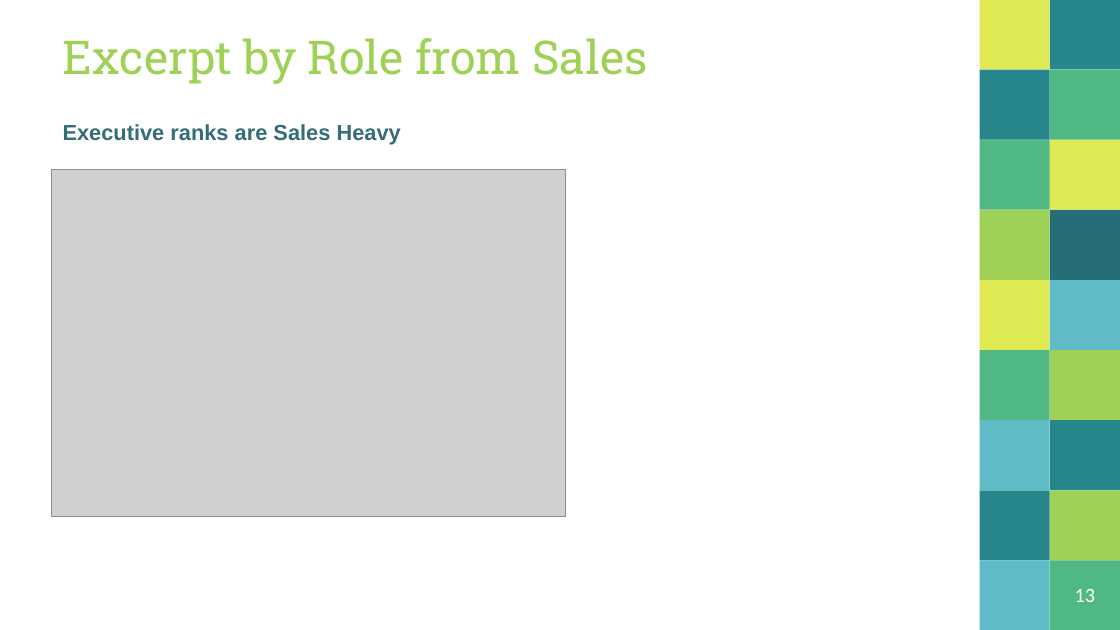
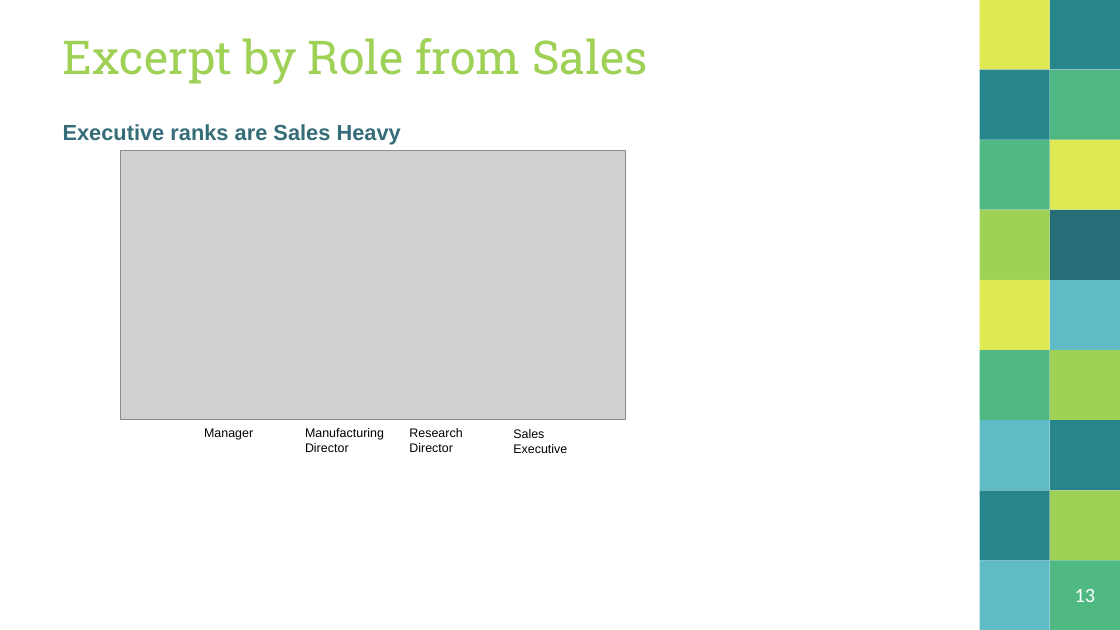
Before and after one commit to ccgraves/DDS-CaseStudy-2, a slide deck: slide 13 of Case_Study_Two.pptx. Drawn at 1120x630 pixels with LibreOffice and Linux fonts; fonts in the diff are those of the drawing; grey boxes stand for pictures. Boxes give left, top, right and bottom in pixels: in the first picture for what was removed or moved away, otherwise in the second. Text is boxed around its words. In the diff, an @@ line names an element or a change of style, - is before the commit and + after.

```diff
--- a/Case_Study_Two.pptx
+++ b/Case_Study_Two.pptx
@@ picture: place and size @@
-picture at [52,169,566,516]
+picture at [121,151,626,420]
@@ text added at [204,428,253,440], 8 pt, text #000000 @@
+Manager
@@ text added at [305,428,384,452], 8 pt, text #000000 @@
+Manufacturing Director
@@ text added at [409,428,462,452], 8 pt, text #000000 @@
+Research Director
@@ text added at [513,429,567,453], 8 pt, text #000000 @@
+Sales Executive
```
Also in this commit, not shown: 2 other slides changed.
